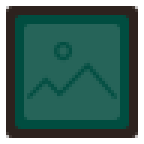
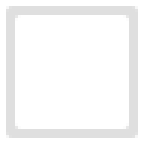
Comparing the layer stacks of the two 144 x 144 images. Changes:
removed layer "Layer 2" over bbox(27, 42, 117, 99)
removed layer "Rounded Rectangle 1 copy 2" (was 75%) over bbox(24, 24, 120, 120)
removed layer "Rounded Rectangle 1 copy" over bbox(15, 15, 129, 129)
painted on "Rounded Rectangle 1" over bbox(6, 6, 138, 138)
